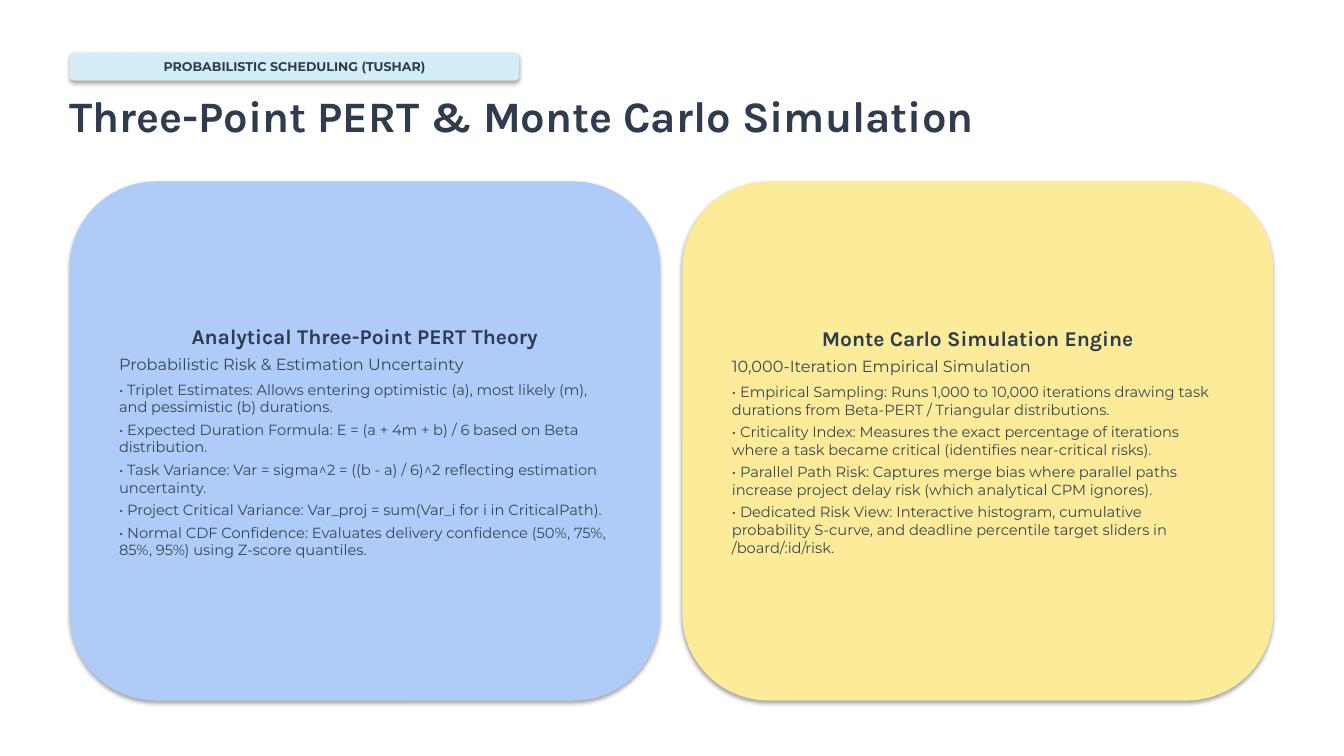
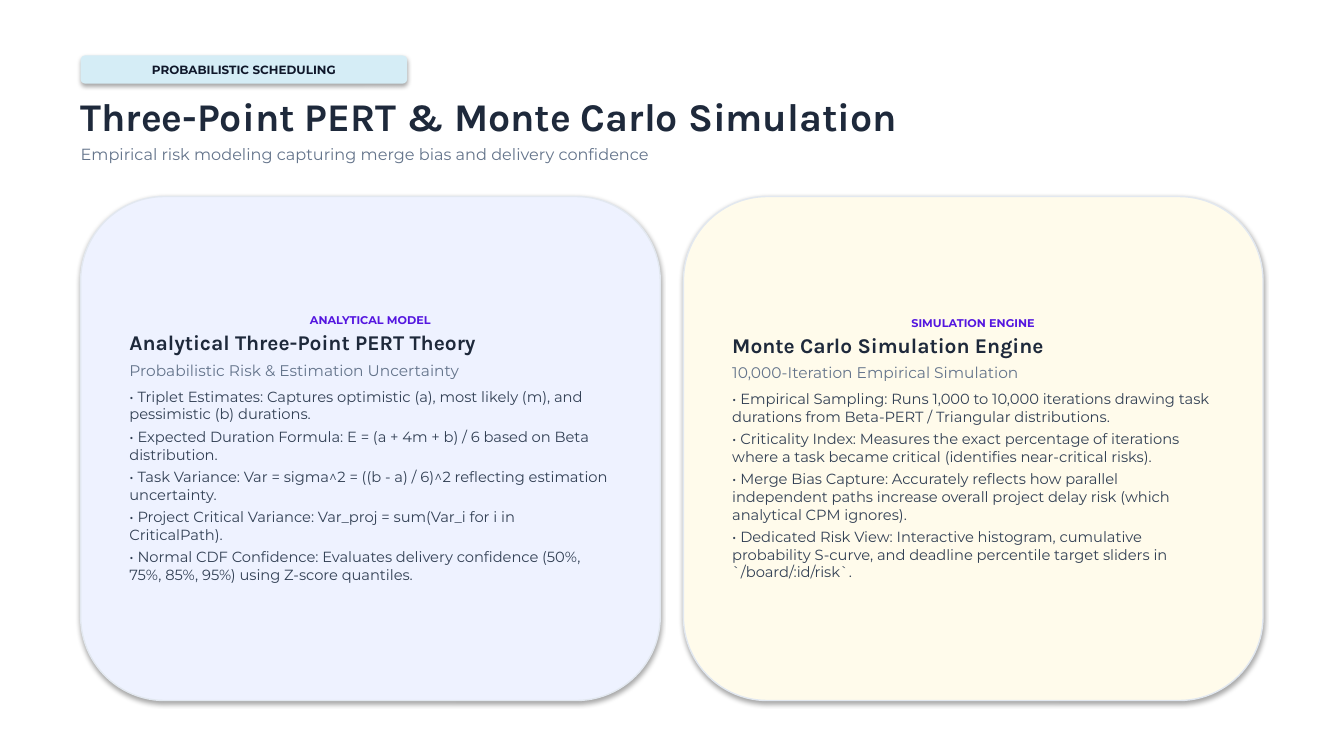
Before and after one commit to S-creator31/Pulseboard, a slide deck: slide 10 of PulseBoard_Final_Defense.pptx (slide 11 before the commit). Drawn at 1344x756 pixels with LibreOffice and Linux fonts; fonts in the diff are those of the drawing. Boxes give left, top, right and bottom in pixels: in the first picture for what was removed or moved away, otherwise in the second. Text is boxed around its words. In the diff, an @@ line names an element or a change of style, - is before the commit and + after.

```diff
--- a/PulseBoard_Final_Defense.pptx
+++ b/PulseBoard_Final_Defense.pptx
@@ rounded rectangle "PROBABILISTIC SCHEDULING" resized from (x1=70, y1=52, x2=519, y2=81) to (x1=81, y1=55, x2=407, y2=84) @@
@@ text in rounded rectangle at (x1=152, y1=65, x2=336, y2=74): text changed; size 9 to 8.5 pt; text colour #2E3C4E to #0F172A @@
-PROBABILISTIC SCHEDULING (TUSHAR)
+PROBABILISTIC SCHEDULING
@@ text at (x1=81, y1=103, x2=897, y2=132): size 31 to 28 pt, text colour #2E3C4E to #1E293B in "Three-Point PERT & Monte Carlo Simulation" @@
@@ text "Three-Point PERT & Monte Carlo ..." moved from (x1=70, y1=101, x2=974, y2=133) to (x1=81, y1=103, x2=897, y2=163) @@
@@ text at (x1=81, y1=148, x2=649, y2=163): paragraph added @@
+Empirical risk modeling capturing merge bias and delivery confidence
@@ rounded rectangle "ANALYTICAL MODEL" resized from (x1=70, y1=181, x2=660, y2=701) to (x1=81, y1=197, x2=660, y2=701) @@
@@ rounded rectangle "ANALYTICAL MODEL" at (x1=81, y1=197, x2=660, y2=701): fill #AFCBF8 to #EEF2FF; outline none to #E2E8F0 1 pt @@
@@ rounded rectangle "SIMULATION ENGINE" resized from (x1=683, y1=181, x2=1273, y2=701) to (x1=684, y1=197, x2=1263, y2=701) @@
@@ rounded rectangle "SIMULATION ENGINE" at (x1=684, y1=197, x2=1263, y2=701): fill #FCEC99 to #FFFBEB; outline none to #E2E8F0 1 pt @@
@@ text in rounded rectangle at (x1=310, y1=316, x2=431, y2=324): paragraph added @@
+ANALYTICAL MODEL
@@ text in rounded rectangle at (x1=911, y1=319, x2=1035, y2=327): paragraph added @@
+SIMULATION ENGINE
@@ text in rounded rectangle at (x1=129, y1=335, x2=608, y2=583): text colour #2E3C4E to #1E293B in "Analytical Three-Point PERT Theory"; size 11.5 to 11 pt, text colour #384653 to #64748B in "Probabilistic Risk & Estimation Uncertainty"; text colour #384653 to #334155 in "• Expected Duration Formula: E = (a ...", "• Task Variance: Var = sigma^2 = ...", "• Project Critical Variance: Var_proj = sum(Var_i ...", "• Normal CDF Confidence: Evaluates delivery confidence ..."; alignment centre to left; more space between paragraphs @@
@@ text in rounded rectangle at (x1=732, y1=338, x2=1210, y2=465): text colour #2E3C4E to #1E293B in "Monte Carlo Simulation Engine"; size 11.5 to 11 pt, text colour #384653 to #64748B in "10,000-Iteration Empirical Simulation"; text colour #384653 to #334155 in "• Empirical Sampling: Runs 1,000 to 10,000 ...", "• Criticality Index: Measures the exact percentage ..."; alignment centre to left; more space between paragraphs @@
@@ text in rounded rectangle at (x1=129, y1=391, x2=582, y2=422): text changed; text colour #384653 to #334155 @@
-• Triplet Estimates: Allows entering optimistic (a), most likely (m), and pessimistic (b) durations.
+• Triplet Estimates: Captures optimistic (a), most likely (m), and pessimistic (b) durations.
@@ text in rounded rectangle at (x1=732, y1=473, x2=1169, y2=579): text changed; text colour #384653 to #334155 @@
-• Parallel Path Risk: Captures merge bias where parallel paths increase project delay risk (which analytical CPM ignores).
-• Dedicated Risk View: Interactive histogram, cumulative probability S-curve, and deadline percentile target sliders in /board/:id/risk.
+• Merge Bias Capture: Accurately reflects how parallel independent paths increase overall project delay risk (which analytical CPM ignores).
+• Dedicated Risk View: Interactive histogram, cumulative probability S-curve, and deadline percentile target sliders in `/board/:id/risk`.
```
Also in this commit, not shown: 14 other slides changed, 5 slides added, 10 slides removed, 1 other file.
